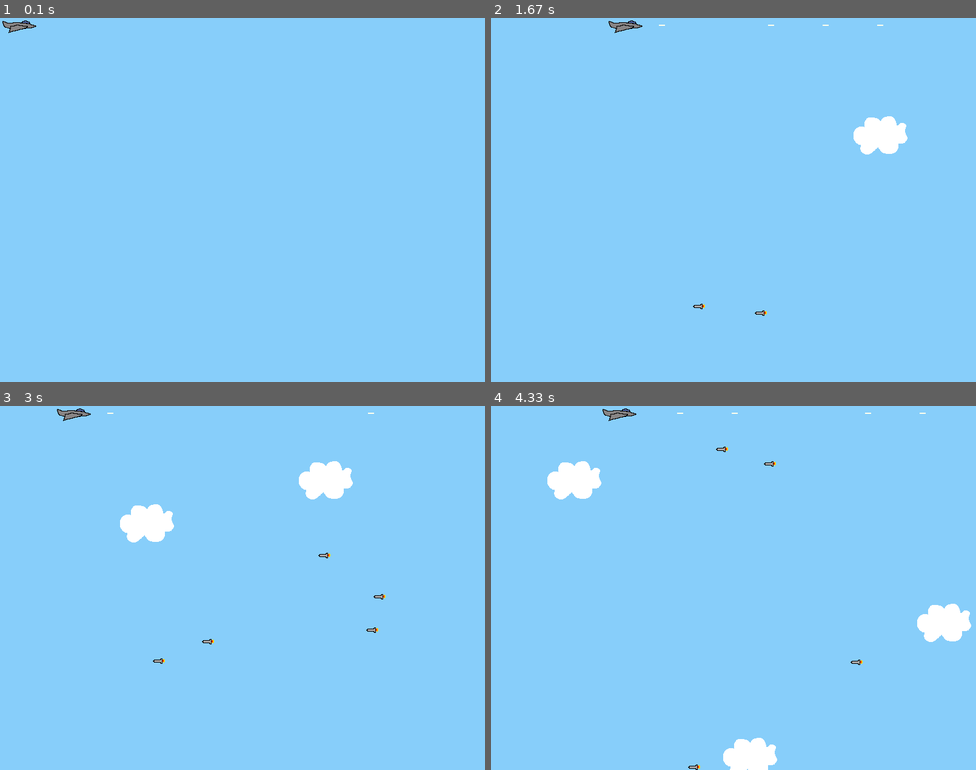
Above: before the commit, frames 1-4 (two rows, left to right).
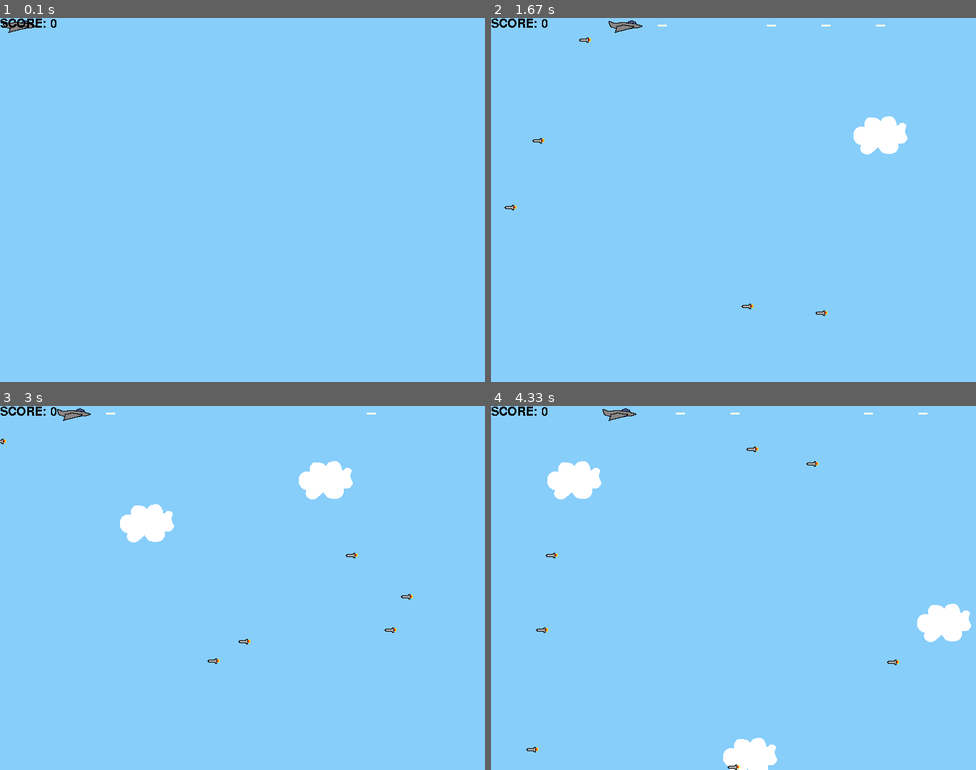
Above: after the commit, the same moments.

Repository: jacquesnoguess/pygame
Game: pygame game, started from main.py
The game is run twice, just before and just after one commit, with the same random seed, the same clock (stepped at 60 frames per second) and the same inputs.
Inputs:
- Up to frame 1 (0.1 s): no input
- Up to frame 2 (1.67 s): tap Space at 0.33, 0.73, 1.03, 1.23, 1.57 s; hold Right 0.67-1.13 s; hold Up 1.17-1.47 s; hold Right from 1.5 s (still down)
- Up to frame 3 (3 s): tap Space at 1.87, 2.07, 2.37, 2.97 s; release Right at 1.97 s; hold Left 2-2.53 s; hold Left from 2.9 s (still down)
- Up to frame 4 (4.33 s): tap Space at 3.27, 3.4, 3.8, 4.1 s; release Left at 3.3 s; hold Up 3.33-3.7 s; hold Right from 3.73 s (still down)

The runs differ from the first frame. In frame 1, 0.1% of the frame differs, in the area x 0-12%, y 0-3%; in frame 2, 0.3%; in frame 3, 0.4%; in frame 4, 0.4%, in the area x 0-90%, y 0-100%.

Commit message:
aweomse music

Diff:
--- a/main.py
+++ b/main.py
@@ -1,5 +1,7 @@
 import pygame
 import random
+pygame.font.init()
+my_font = pygame.font.SysFont('Elephant', 30)
 from pygame.locals import (
     RLEACCEL,
     K_UP,
@@ -14,7 +16,13 @@
 
 SCREEN_WIDTH = 800
 SCREEN_HEIGHT = 600
-
+score = 0
+class Score(pygame.sprite.Sprite):
+    def __init__(self):
+        super(Score, self).__init__()
+        text_surface = my_font.render('SCORE: '+str(score), False, (0, 0, 0))
+    def display_score(text_surface):
+        screen.blit(text_surface, (0,0))
 class Player(pygame.sprite.Sprite):
     def __init__(self):
         super(Player, self).__init__()
@@ -44,7 +52,7 @@
 class Bullet(pygame.sprite.Sprite):
     def __init__(self, x, y):
         super(Bullet, self).__init__()
-        self.surf = pygame.Surface((10, 2))
+        self.surf = pygame.Surface((15, 3))
         self.surf.fill((255, 255, 237))
         self.rect = self.surf.get_rect(center=(x, y))
         self.speed = 10  # Adjust the bullet speed as needed
@@ -65,7 +73,7 @@
                 random.randint(0, SCREEN_HEIGHT),
             )
         )
-        self.speed = random.randint(5, 20)
+        self.speed = random.randint(5, 15)
 
     def update(self):
         self.rect.move_ip(-self.speed, 0)
@@ -89,16 +97,24 @@
         if self.rect.right < 0:
             self.kill()
 
+class Explosion(pygame.sprite.Sprite):
+    def __init__(self):
+        super(Explosion, self).__init__()
+        blast = pygame.image.load("explosion.png").convert()
+        blast.set_colorkey((0, 0, 0), RLEACCEL)
+    def explode(blast):
+        screen.blit(blast, (0, 0))
+
 pygame.mixer.init()
 pygame.init()
 
-pygame.mixer.music.load("Apoxode_-_Electric_1.mp3")
+pygame.mixer.music.load("minor synth.wav")
 pygame.mixer.music.play(loops=-1)
 
 move_up_sound = pygame.mixer.Sound("Rising_putter.ogg")
 move_down_sound = pygame.mixer.Sound("Falling_putter.ogg")
 collision_sound = pygame.mixer.Sound("Collision.ogg")
-
+victory_sound = pygame.mixer.Sound("victory.wav")
 screen = pygame.display.set_mode((SCREEN_WIDTH, SCREEN_HEIGHT))
 
 ADDENEMY = pygame.USEREVENT + 1
@@ -156,11 +172,24 @@
         screen.blit(entity.surf, entity.rect)
 
     if pygame.sprite.spritecollideany(player, enemies):
+        victory_sound.play
         player.kill()
         running = False
-    if pygame.sprite.spritecollideany(new_bullet, enemies):
-        score +=1
-        new_enemy.kill()
+
+    for bullet in all_sprites:
+        if isinstance(bullet, Bullet):
+            enemies_hit = pygame.sprite.spritecollide(bullet, enemies, True)
+            if enemies_hit:
+                collision_sound.play()
+                blast = pygame.image.load("explosion.png").convert()
+                blast.set_colorkey((0, 0, 0), RLEACCEL)
+                Explosion.explode(blast)
+                score += 1
+                bullet.kill()
+
+    text_surface = my_font.render('SCORE: '+str(score), False, (0, 0, 0))
+    Score.display_score(text_surface)
+
 
 
     pygame.display.flip()
Binary file added: explosion.png
Not shown, added: mh synth.wav
Not shown, added: minor synth.wav
Not shown, added: victory.wav
